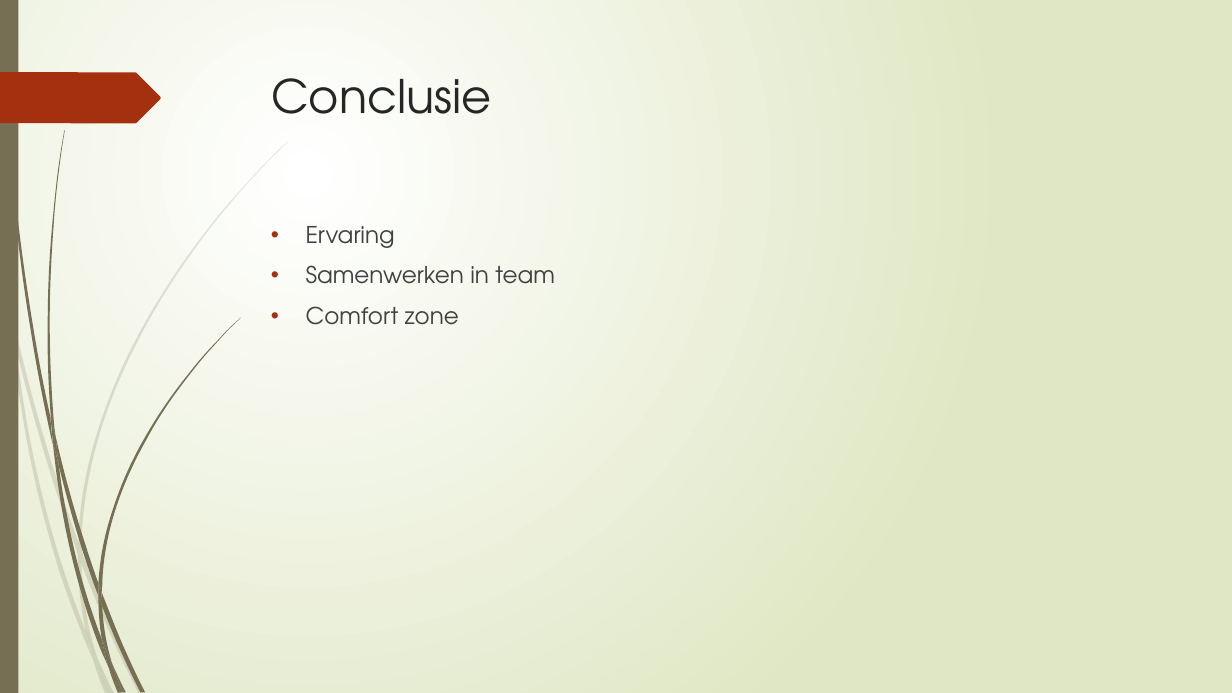
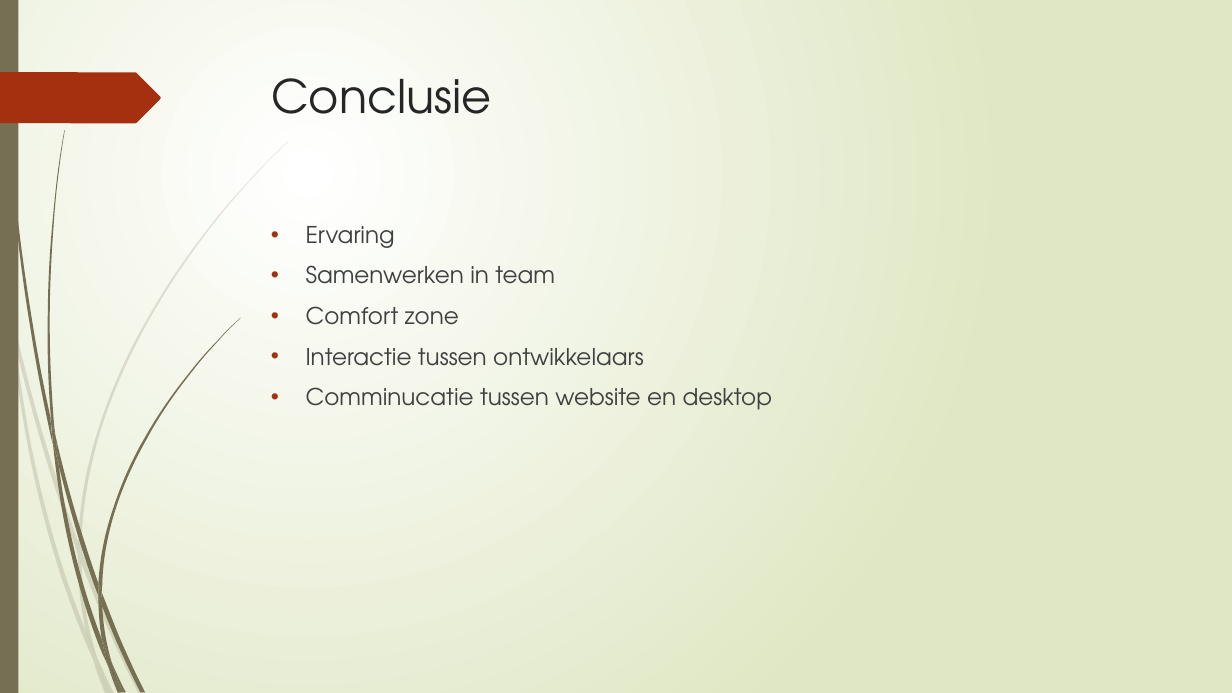
Before and after one commit to pxlit-projects/AppDev05_2016, a slide deck: slide 20 of presentation/Project AppDev.pptx (slide 10 before the commit). Drawn at 1232x693 pixels with LibreOffice and Linux fonts; fonts in the diff are those of the drawing. Boxes give left, top, right and bottom in pixels: in the first picture for what was removed or moved away, otherwise in the second. Text is boxed around its words. In the diff, an @@ line names an element or a change of style, - is before the commit and + after.

Commit message:
Presentation change

```diff
--- a/presentation/Project AppDev.pptx
+++ b/presentation/Project AppDev.pptx
@@ text at (x1=306, y1=348, x2=772, y2=410): paragraphs added @@
+• Interactie tussen ontwikkelaars
+• Comminucatie tussen website en desktop
```
Also in this commit, not shown: 3 other slides changed, 11 slides added, 1 other file.
